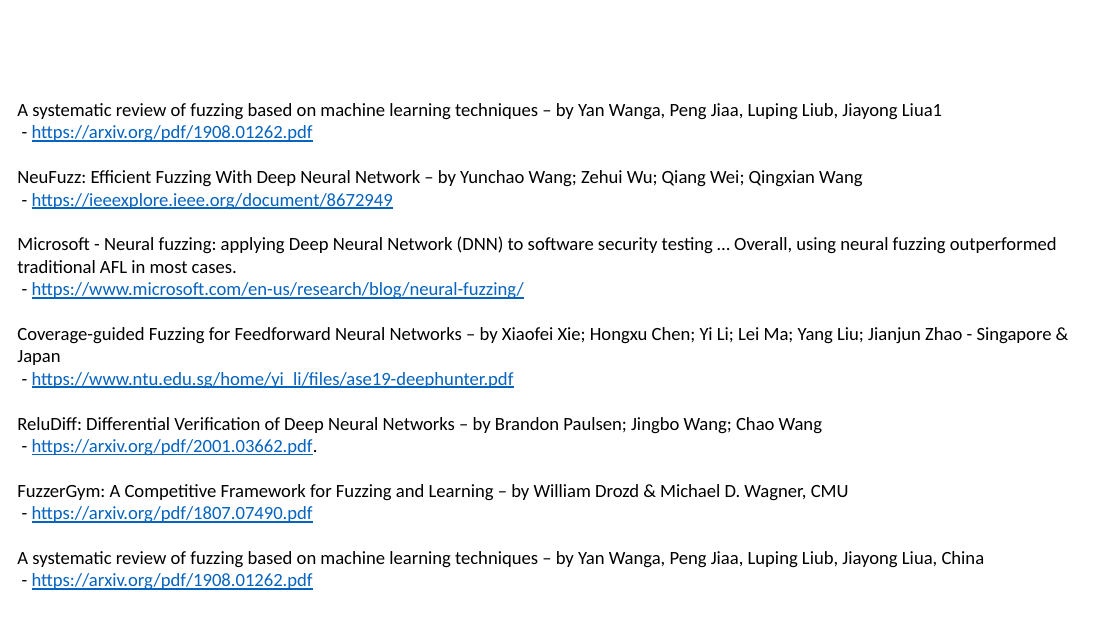
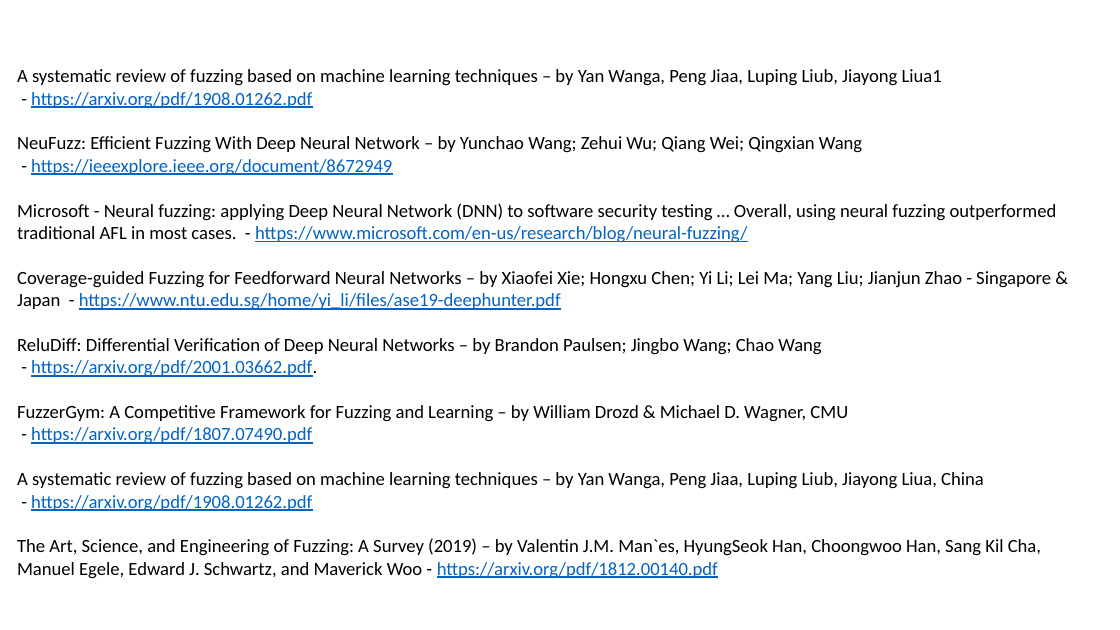
Before and after one commit to lselector/ml_ai_doc, a slide deck: slide 8 of fuzzing.pptx. Drawn at 1120x630 pixels with LibreOffice and Linux fonts; fonts in the diff are those of the drawing. Boxes give left, top, right and bottom in pixels: in the first picture for what was removed or moved away, otherwise in the second. Text is boxed around its words. In the diff, an @@ line names an element or a change of style, - is before the commit and + after.

Commit message:
updated fuzzing

```diff
--- a/fuzzing.pptx
+++ b/fuzzing.pptx
@@ text "A systematic review of fuzzing ...": place and size @@
-text "A systematic review of fuzzing ..." at <box>17,103,1057,590</box>
+text "A systematic review of fuzzing ..." at <box>17,69,1057,579</box>
@@ text at <box>17,203,1057,310</box>: text changed @@
-Microsoft - Neural fuzzing: applying Deep Neural Network (DNN) to software security testing … Overall, using neural fuzzing outperformed traditional AFL in most cases.
-- https://www.microsoft.com/en-us/research/blog/neural-fuzzing/
-Coverage-guided Fuzzing for Feedforward Neural Networks – by Xiaofei Xie; Hongxu Chen; Yi Li; Lei Ma; Yang Liu; Jianjun Zhao - Singapore & Japan
-- https://www.ntu.edu.sg/home/yi_li/files/ase19-deephunter.pdf
+Microsoft - Neural fuzzing: applying Deep Neural Network (DNN) to software security testing … Overall, using neural fuzzing outperformed traditional AFL in most cases. - https://www.microsoft.com/en-us/research/blog/neural-fuzzing/
+Coverage-guided Fuzzing for Feedforward Neural Networks – by Xiaofei Xie; Hongxu Chen; Yi Li; Lei Ma; Yang Liu; Jianjun Zhao - Singapore & Japan - https://www.ntu.edu.sg/home/yi_li/files/ase19-deephunter.pdf
@@ text at <box>17,538,1041,579</box>: paragraph added @@
+The Art, Science, and Engineering of Fuzzing: A Survey (2019) – by Valentin J.M. Man`es, HyungSeok Han, Choongwoo Han, Sang Kil Cha, Manuel Egele, Edward J. Schwartz, and Maverick Woo - https://arxiv.org/pdf/1812.00140.pdf
```
Also in this commit, not shown: 1 other file.
